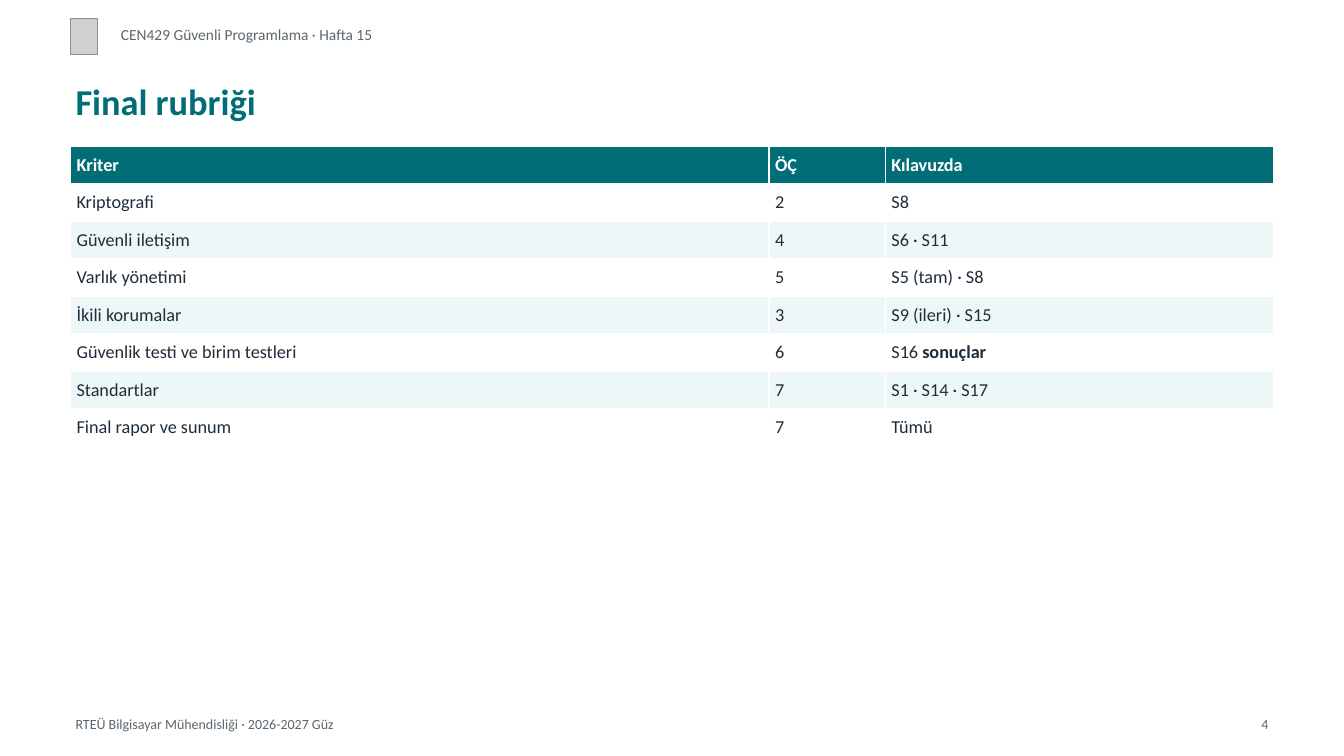
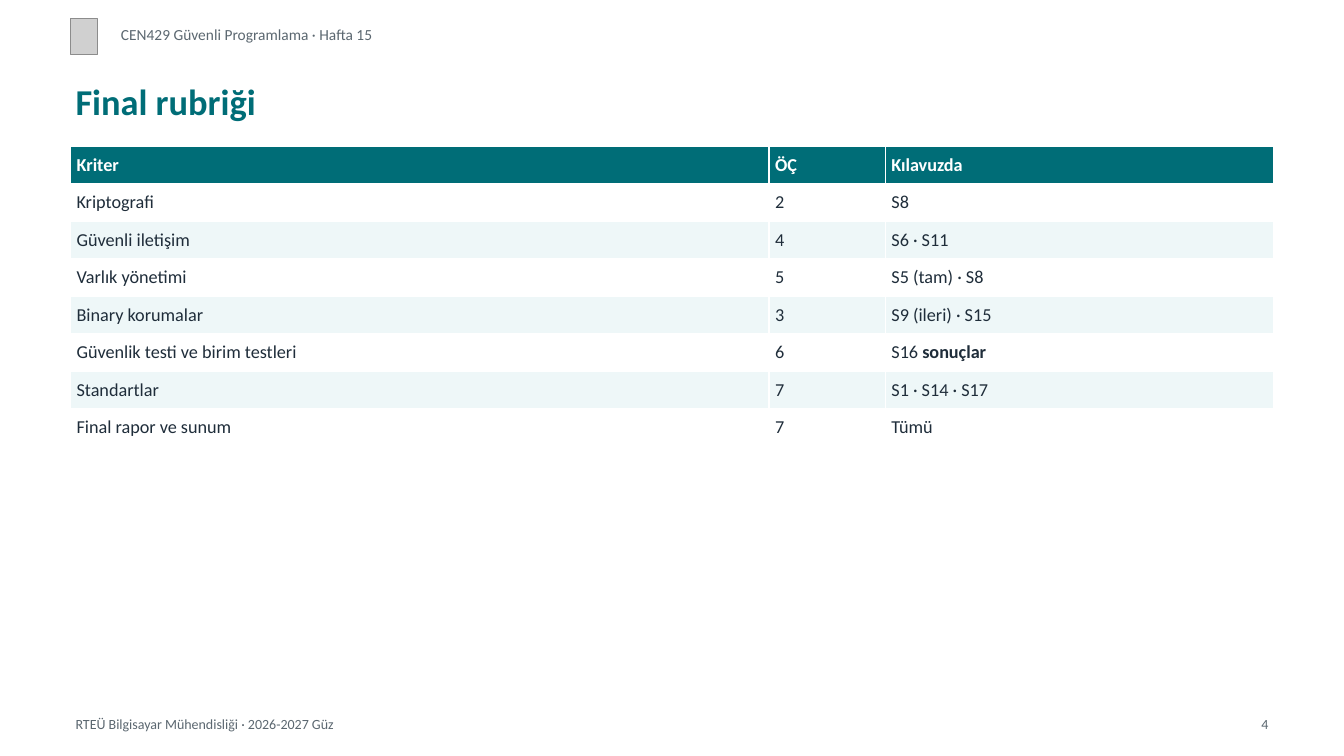
Before and after one commit to ucoruh/cen429-secure-programming, a slide deck: slide 4 of docs/week-15/cen429-week-15-sunum.tr.pptx. Drawn at 1344x756 pixels with LibreOffice and Linux fonts; fonts in the diff are those of the drawing; grey boxes stand for pictures. Boxes give left, top, right and bottom in pixels: in the first picture for what was removed or moved away, otherwise in the second. Text is boxed around its words. In the diff, an @@ line names an element or a change of style, - is before the commit and + after.

```diff
--- a/docs/week-15/cen429-week-15-sunum.tr.pptx
+++ b/docs/week-15/cen429-week-15-sunum.tr.pptx
@@ table at (x1=71, y1=146, x2=1273, y2=447) @@
-row 5, column 1: İkili korumalar
+row 5, column 1: Binary korumalar
```
Also in this commit, not shown: 5 other slides changed, 1 slide added, 41 other files.
